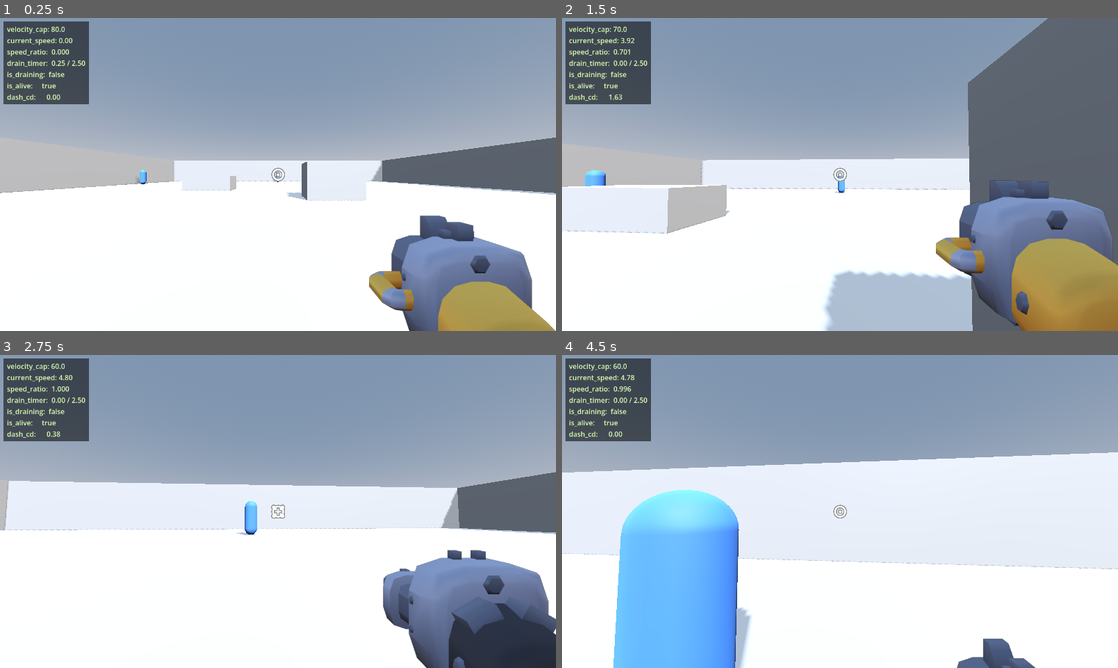
Above: before the commit, frames 1-4 (two rows, left to right).
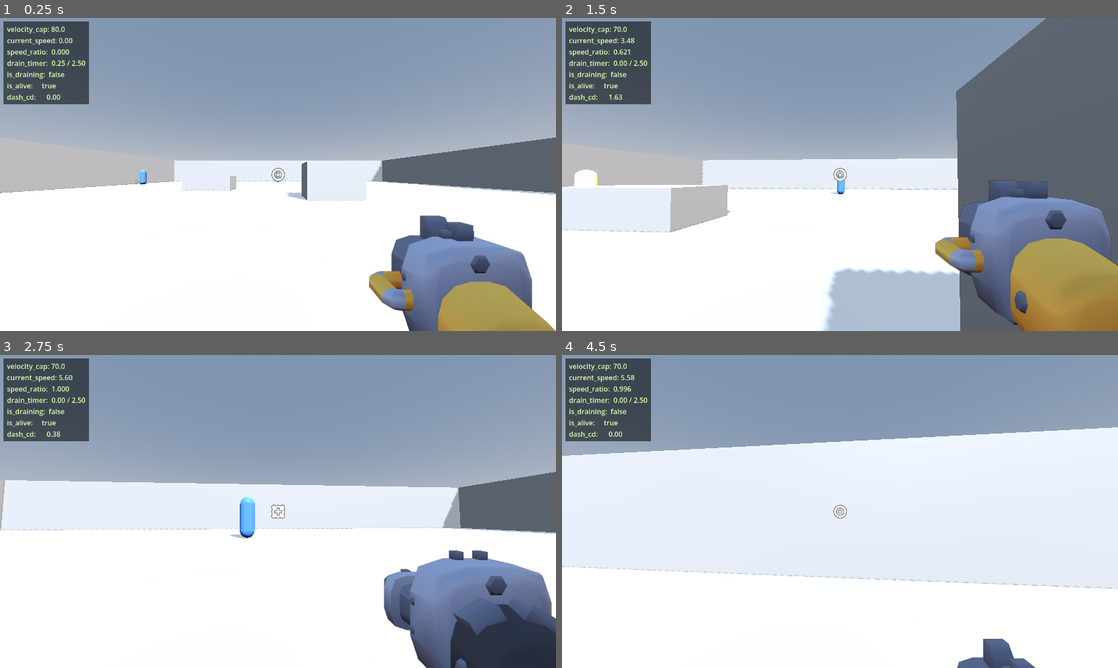
Above: after the commit, the same moments.

Repository: zulesss/vgate
Game: Godot game, scene res://scenes/main.tscn
Same seed, same stepped clock (60 frames per second), same inputs: the game is played once before the commit and once after it.
Inputs (mouse positions are in pixels of both pictures, inside the frame that each line leads up to):
- Up to frame 1 (0.25 s): no input
- Up to frame 2 (1.5 s): move the mouse to (867, 174) at 0.52 s; hold W (move_forward) from 0.53 s (still down); tap Shift (dash) at 0.6 s; tap Space (jump) at 0.77 s; move the mouse to (812, 174) at 1.27 s; click (812, 174) at 1.35 s
- Up to frame 3 (2.75 s): keep holding W (move_forward); tap Space (jump) at 1.52 s; move the mouse to (289, 505) at 2.02 s; tap E (weapon_toggle) at 2.1 s
- Up to frame 4 (4.5 s): keep holding W (move_forward); move the mouse to (834, 517) at 2.77 s; tap Shift (dash) at 2.85 s; tap Space (jump) at 3.02, 3.77 s; move the mouse to (878, 514) at 3.52 s; click (878, 514) at 3.6 s; move the mouse to (795, 508) at 4.27 s; tap E (weapon_toggle) at 4.35 s

The runs differ from the first frame. In frame 1, less than 0.1% of the frame differs, in the area x 24-51%, y 48-54%; in frame 2, 2.6%; in frame 3, 1.4%; in frame 4, 22%, in the area x 0-100%, y 2-100%.

Commit message:
tune(shooter): move_speed 4.0 → 6.0 для агрессивной перепозиции

Diff:
--- a/objects/shooter.gd
+++ b/objects/shooter.gd
@@ -26,7 +26,7 @@
 	# Числа (M3_enemy_numbers): Shooter — HP 30, speed 4.0, range 18, windup 350ms,
 	# cooldown 4.0s, penalty 10 (SHOOTER_PENALTY), detection 35.
 	max_hp = 30
-	move_speed = 4.0
+	move_speed = 6.0
 	attack_range = 18.0
 	attack_windup = 0.35
 	attack_cooldown = 4.0
